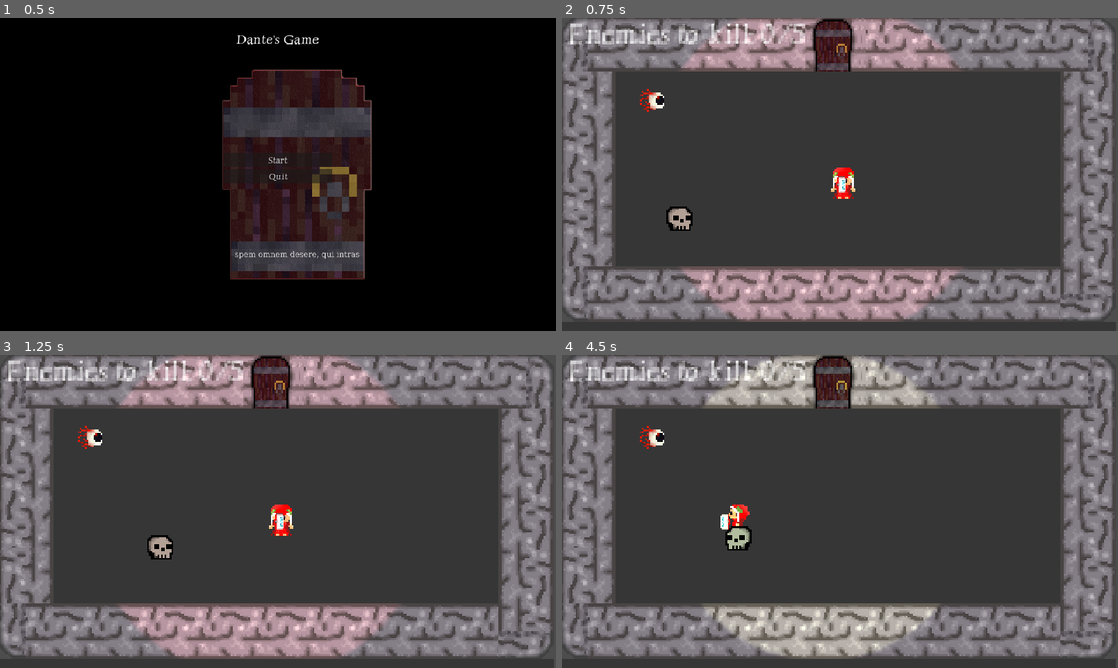
Above: before the commit, frames 1-4 (two rows, left to right).
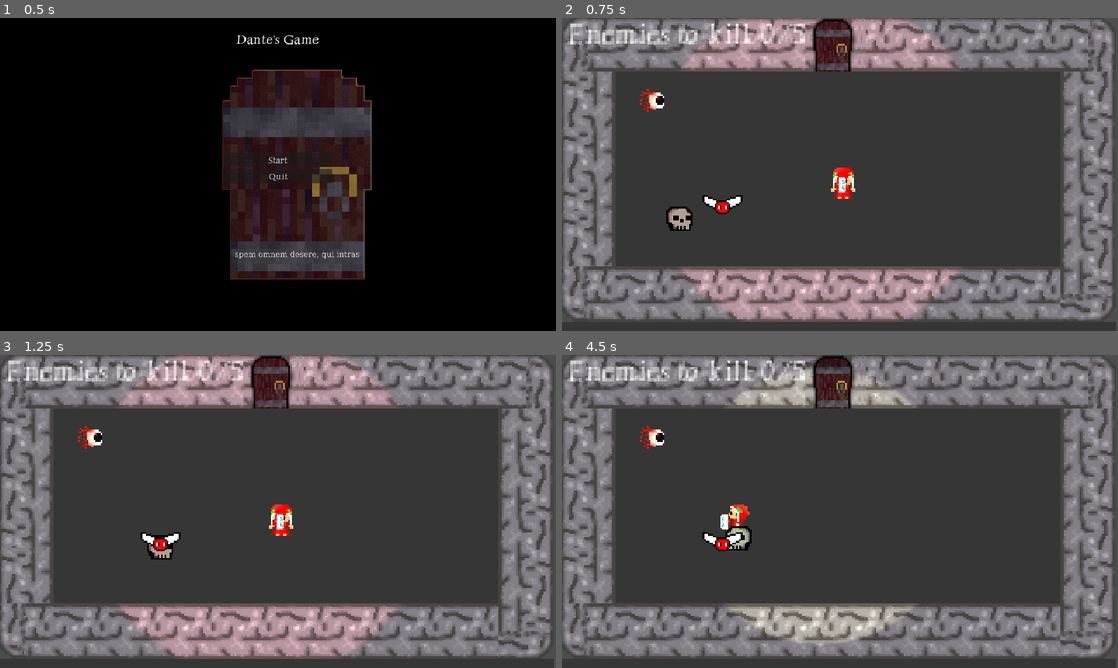
Above: after the commit, the same moments.

Repository: Ivan29020/Dantes-Reinterpretation
Game: Godot game, scene res://Menu/menu.tscn
The game is run twice, just before and just after one commit, with the same random seed, the same clock (stepped at 60 frames per second) and the same inputs. The engine's default icon, where the game draws it, is replaced by a stand-in: a white triangle on a blue panel in a dark square.
Inputs (mouse positions are in pixels of both pictures, inside the frame that each line leads up to):
- Up to frame 1 (0.5 s): no input
- Up to frame 2 (0.75 s): click "Start" at 0.5 s
- Up to frame 3 (1.25 s): no input
- Up to frame 4 (4.5 s): move the mouse to (812, 574) at 1.27 s; press the mouse at (812, 574) at 1.28 s; hold W (button_up) 1.28-2.78 s; move the mouse to (1006, 558) at 2.02 s; release the mouse at (1006, 558) at 2.03 s; click (1006, 558) at 2.1 s; move the mouse to (673, 464) at 2.77 s; hold Left (button_left) 2.78-3.5 s; hold Shift (button2) 2.78-3.5 s; click (673, 464) at 3.05 s; click "Start" at 3.5 s; move the mouse to (867, 511) at 4.27 s; hold Left (button_left) from 4.28 s (still down); tap E (button3) at 4.35 s

Frame 1 is identical in both runs. In frame 2, 0.2% of the frame differs, in the area x 25-33%, y 56-63%; in frame 3, 0.2%; in frame 4, 4.4%, in the area x 25-68%, y 0-98%.

Commit message:
Moscone update finale

Diff:
--- a/Nemici/mosca_ranged.tscn
+++ b/Nemici/mosca_ranged.tscn
@@ -1,15 +1,62 @@
-[gd_scene load_steps=4 format=3 uid="uid://cxclsn11s0rnu"]
+[gd_scene load_steps=9 format=3 uid="uid://cxclsn11s0rnu"]
 
 [ext_resource type="PackedScene" uid="uid://cf8sxoekehwb6" path="res://Nemici/nemico_base.tscn" id="1_knkws"]
 [ext_resource type="Script" path="res://Nemici/mosca_ranged.gd" id="2_t5oy4"]
 [ext_resource type="PackedScene" uid="uid://b8ofcqh8e7jph" path="res://Proiettili/spawner_mosca.tscn" id="3_flcoh"]
+[ext_resource type="Texture2D" uid="uid://cxer7kwpj60a7" path="res://Grafiche/nemici/Fly/Fly left idle.png" id="3_k0cet"]
+[ext_resource type="Texture2D" uid="uid://bbksqj44ujm55" path="res://Grafiche/nemici/Fly/Fly left.png" id="4_pwgol"]
+[ext_resource type="Texture2D" uid="uid://bxlujvmjpw5h3" path="res://Grafiche/nemici/Fly/Fly Right idle.png" id="5_bnte1"]
+[ext_resource type="Texture2D" uid="uid://d2613rnym5dh" path="res://Grafiche/nemici/Fly/Fly Right.png" id="6_iwyuk"]
+
+[sub_resource type="SpriteFrames" id="SpriteFrames_5vh0w"]
+animations = [{
+"frames": [{
+"duration": 1.0,
+"texture": ExtResource("3_k0cet")
+}, {
+"duration": 1.0,
+"texture": ExtResource("4_pwgol")
+}, {
+"duration": 1.0,
+"texture": ExtResource("4_pwgol")
+}, {
+"duration": 1.0,
+"texture": ExtResource("3_k0cet")
+}],
+"loop": true,
+"name": &"Idle_left",
+"speed": 5.0
+}, {
+"frames": [{
+"duration": 1.0,
+"texture": ExtResource("5_bnte1")
+}, {
+"duration": 1.0,
+"texture": ExtResource("6_iwyuk")
+}, {
+"duration": 1.0,
+"texture": ExtResource("6_iwyuk")
+}, {
+"duration": 1.0,
+"texture": ExtResource("5_bnte1")
+}],
+"loop": true,
+"name": &"Idle_right",
+"speed": 5.0
+}]
 
 [node name="nemico_base" instance=ExtResource("1_knkws")]
 script = ExtResource("2_t5oy4")
+
+[node name="Sprite2D" parent="." index="0"]
+scale = Vector2(1, 1)
+sprite_frames = SubResource("SpriteFrames_5vh0w")
+animation = &"Idle_right"
 
 [node name="Spawner_proiettili" parent="." index="2" instance=ExtResource("3_flcoh")]
 
 [node name="Timer" type="Timer" parent="." index="3"]
 wait_time = 2.0
+autostart = true
 
 [connection signal="timeout" from="Timer" to="." method="_on_timer_timeout"]
--- a/Proiettili/proiettile_mosca.tscn
+++ b/Proiettili/proiettile_mosca.tscn
@@ -1,5 +1,10 @@
-[gd_scene load_steps=2 format=3 uid="uid://cpq2vhfdnkcuw"]
+[gd_scene load_steps=3 format=3 uid="uid://cpq2vhfdnkcuw"]
 
 [ext_resource type="PackedScene" uid="uid://d2rhx1j06u1cc" path="res://Proiettili/proiettile_base.tscn" id="1_m05j8"]
+[ext_resource type="Texture2D" uid="uid://damefob5a7cyt" path="res://Grafiche/Proiettili/Projectile.png" id="2_s5m5x"]
 
 [node name="Proiettile_base" instance=ExtResource("1_m05j8")]
+
+[node name="Sprite2D" parent="." index="1"]
+modulate = Color(0.670588, 0, 0.694118, 1)
+texture = ExtResource("2_s5m5x")
--- a/Proiettili/spawner_mosca.gd
+++ b/Proiettili/spawner_mosca.gd
@@ -1,7 +1,25 @@
 extends spawner_proiettili
+
+@export var amount : int = 10
+@export var spacing : float = 0.2
+
+var shot = 0
+var direction : Vector2 = Vector2.ZERO
 
 func spara(dir):
 	if $velocitafuoco.is_stopped():
-		var npro = crea_proiettile(dir)
-		get_tree().get_root().add_child(npro) #migliorare
+		direction = dir
+		$Spacing.start()
 		$velocitafuoco.start()
+
+func _on_spacing_timeout():
+	shot += 1
+	if shot <= amount:
+		var npro = crea_proiettile(direction)
+		get_tree().get_root().add_child(npro)
+	else:
+		shot = 0
+		$Spacing.stop()
+
+func _on_spacing_ready():
+	$Spacing.wait_time = spacing
--- a/Proiettili/spawner_mosca.tscn
+++ b/Proiettili/spawner_mosca.tscn
@@ -6,4 +6,16 @@
 
 [node name="Spawner_proiettili" instance=ExtResource("1_8r4ww")]
 script = ExtResource("2_4onjh")
+amount = 10
+spacing = 0.2
 proiettile_arma = ExtResource("3_wego4")
+velocita_fuoco = 5.0
+
+[node name="velocitafuoco" parent="." index="0"]
+wait_time = 4.0
+
+[node name="Spacing" type="Timer" parent="." index="1"]
+wait_time = 0.2
+
+[connection signal="ready" from="Spacing" to="." method="_on_spacing_ready"]
+[connection signal="timeout" from="Spacing" to="." method="_on_spacing_timeout"]
--- a/Scena/piano_1.tscn
+++ b/Scena/piano_1.tscn
@@ -7,6 +7,7 @@
 [ext_resource type="PackedScene" uid="uid://cea7rs6rwuri5" path="res://Nemici/nemico_melee.tscn" id="6_nwqe6"]
 [ext_resource type="PackedScene" uid="uid://dcwyiqaqurb7y" path="res://Sistemi/restrizione.tscn" id="6_wl6vh"]
 [ext_resource type="PackedScene" uid="uid://dii73s23akdk8" path="res://Nemici/nemico_ranged.tscn" id="7_8bqs5"]
+[ext_resource type="PackedScene" uid="uid://cxclsn11s0rnu" path="res://Nemici/mosca_ranged.tscn" id="8_bhxh3"]
 
 [sub_resource type="CircleShape2D" id="CircleShape2D_b2fsr"]
 radius = 24.0208
@@ -43,5 +44,8 @@
 [node name="nemico_base2" parent="." instance=ExtResource("7_8bqs5")]
 position = Vector2(54, 50)
 
+[node name="nemico_base3" parent="." instance=ExtResource("8_bhxh3")]
+position = Vector2(93, 108)
+
 [connection signal="body_entered" from="Area2D" to="Area2D" method="_on_body_entered"]
 [connection signal="body_exited" from="Area2D" to="Area2D" method="_on_body_exited"]
Not shown: 1 places in Scena/piano_1.tscn that only renumber resources
Not shown, added: Proiettili/spa7037.tmp
